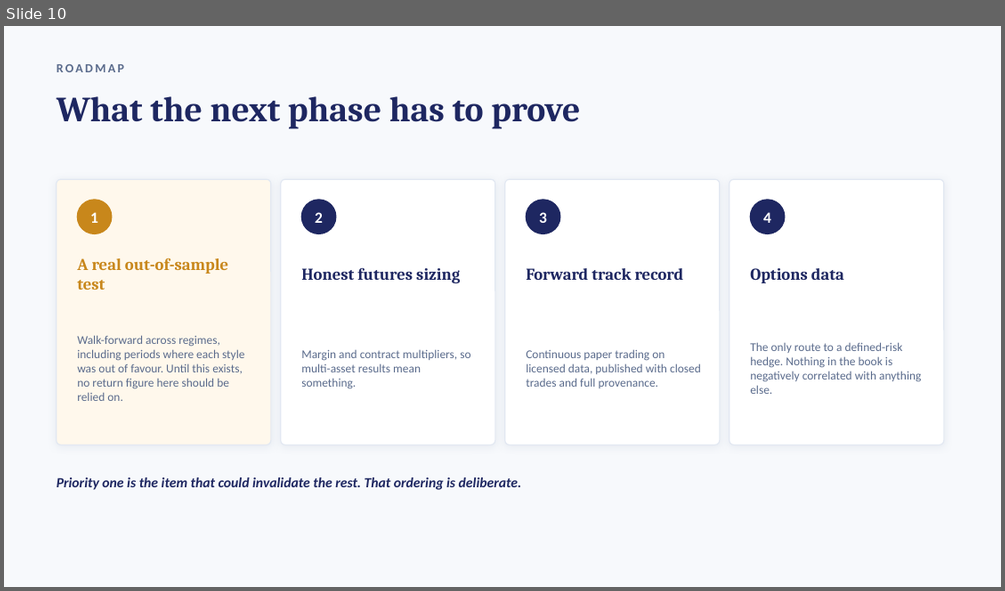
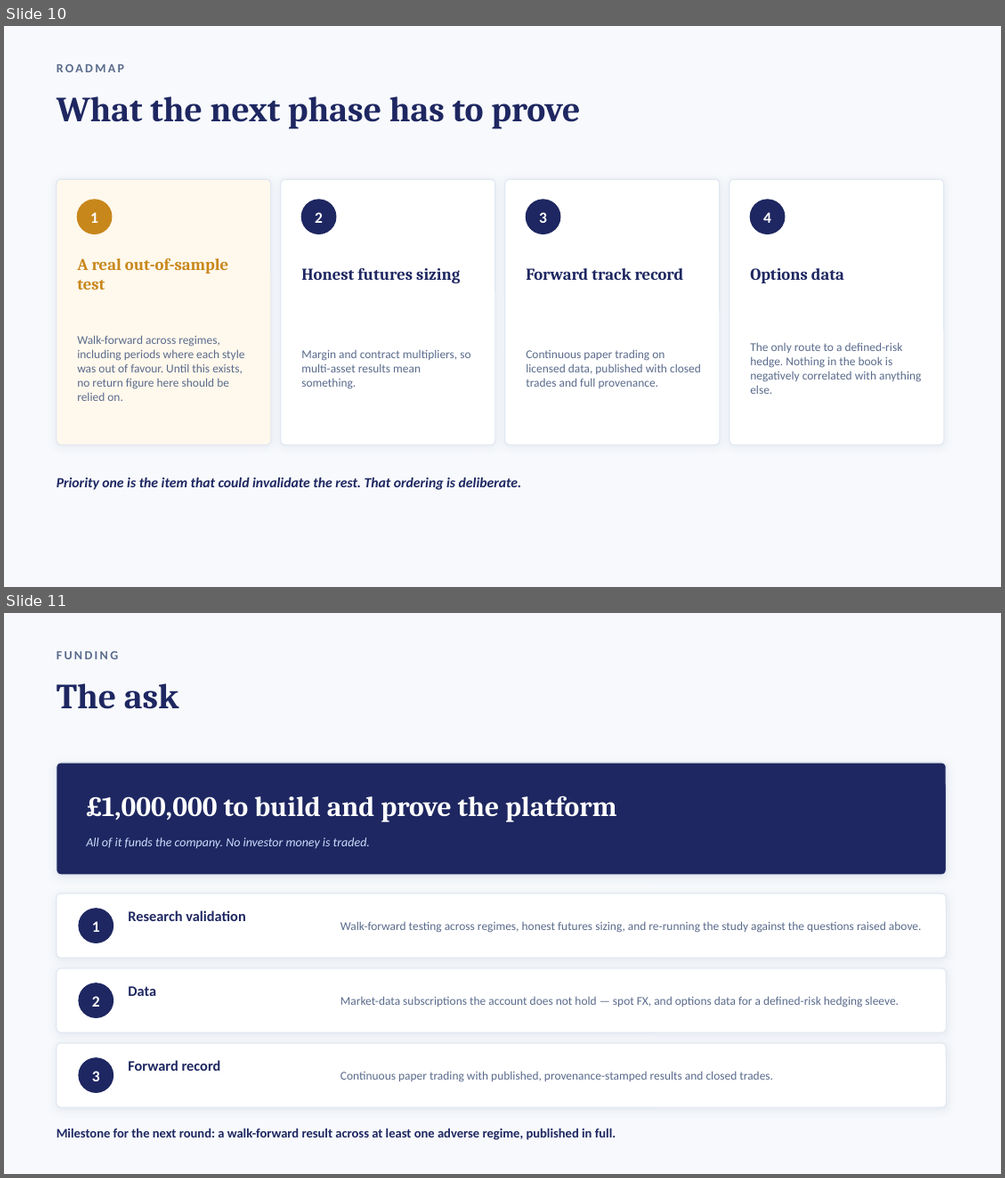
Before and after one commit to Thatva1/fabel5-, a slide deck: investor-pack/Trade-Assistant-Investor-Deck.pptx. Shown one above the other, each under a label of ours: slide 10 before the commit, slides 10 and 11 after it. The pictures are 1005x591 and 1005x1178 pixels, drawn with LibreOffice and Linux fonts; fonts in the diff are those of the drawing. Boxes give left, top, right and bottom in pixels: in the first picture for what was removed or moved away, otherwise in the second. Text is boxed around its words. In the diff, an @@ line names an element or a change of style, - is before the commit and + after.

```diff
--- a/investor-pack/Trade-Assistant-Investor-Deck.pptx
+++ b/investor-pack/Trade-Assistant-Investor-Deck.pptx
@@ slide 11 added at (4, 613, 1001, 1174), background #F7F9FC @@
@@ text added at (57, 651, 118, 659), 12 pt, text #5A6B8C, bold @@
+FUNDING
@@ text added at (57, 683, 179, 709), 34 pt, text #1E2761, bold @@
+The ask
@@ rounded rectangle added at (57, 763, 947, 875), fill #1E2761, outline #E2E8F2 1 pt @@
@@ text added at (86, 795, 616, 822), 27 pt, text #FFFFFF, bold @@
+£1,000,000 to build and prove the platform
@@ text added at (86, 837, 370, 848), 12 pt, text #CADCFC, italic @@
+All of it funds the company. No investor money is traded.
@@ rounded rectangle added at (57, 893, 947, 957), fill #FFFFFF, outline #E2E8F2 1 pt @@
@@ ellipse added at (79, 908, 113, 943), fill #1E2761, outline #1E2761 1 pt @@
@@ text added at (92, 921, 100, 932), 15 pt, text #FFFFFF, bold @@
+1
@@ text added at (128, 910, 245, 921), 14 pt, text #1E2761, bold @@
+Research validation
@@ text added at (340, 921, 922, 933), 11.5 pt, text #5A6B8C @@
+Walk-forward testing across regimes, honest futures sizing, and re-running the study against the questions raised above.
@@ rounded rectangle added at (57, 968, 947, 1032), fill #FFFFFF, outline #E2E8F2 1 pt @@
@@ ellipse added at (79, 983, 113, 1018), fill #1E2761, outline #1E2761 1 pt @@
@@ text added at (128, 986, 156, 996), 14 pt, text #1E2761, bold @@
+Data
@@ text added at (92, 996, 100, 1006), 15 pt, text #FFFFFF, bold @@
+2
@@ text added at (340, 996, 898, 1007), 11.5 pt, text #5A6B8C @@
+Market-data subscriptions the account does not hold — spot FX, and options data for a defined-risk hedging sleeve.
@@ rounded rectangle added at (57, 1043, 947, 1107), fill #FFFFFF, outline #E2E8F2 1 pt @@
@@ ellipse added at (79, 1058, 113, 1093), fill #1E2761, outline #1E2761 1 pt @@
@@ text added at (128, 1060, 221, 1070), 14 pt, text #1E2761, bold @@
+Forward record
@@ text added at (92, 1070, 100, 1081), 15 pt, text #FFFFFF, bold @@
+3
@@ text added at (340, 1070, 773, 1082), 11.5 pt, text #5A6B8C @@
+Continuous paper trading with published, provenance-stamped results and closed trades.
@@ text added at (57, 1127, 615, 1140), 12.5 pt, text #1E2761, bold @@
+Milestone for the next round: a walk-forward result across at least one adverse regime, published in full.
```
Also in this commit, not shown: 1 slide removed, 4 other files.
